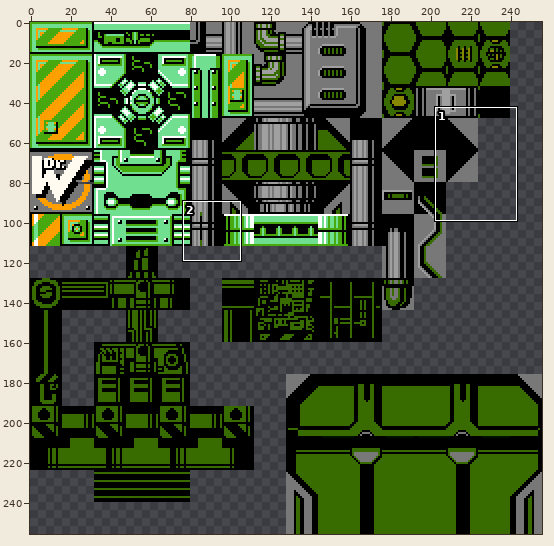
One commit to this sprite sheet: Assets/MyGame/Sprites/Stage/Stage001-s.png. Above: a wide view before the commit, with the close-up outlined.
Close-up. Old version:
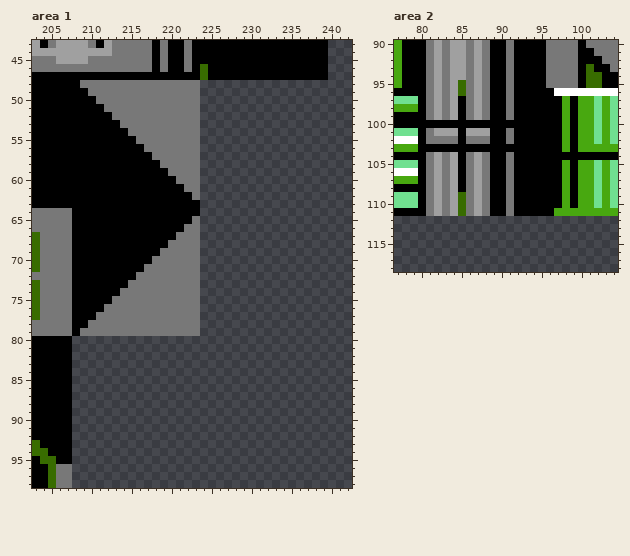
The file is 256x256 pixels. Shown: area 1: x 203..242, y 43..98; area 2: x 77..104, y 90..118.
New version:
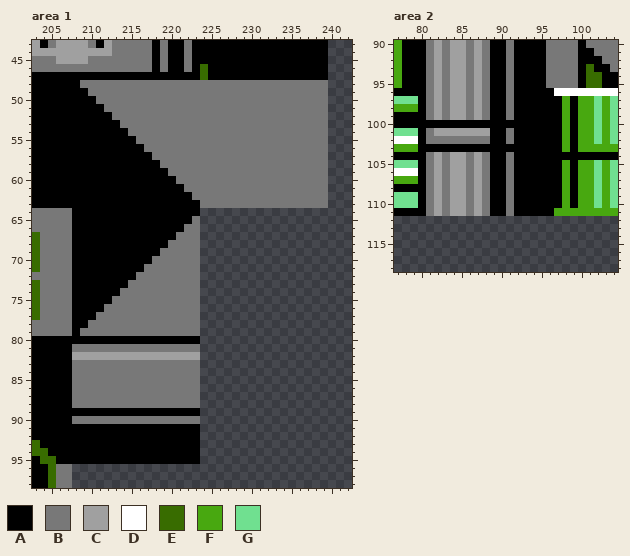
Palette (. is transparent): A #000000  B #787878  C #a0a0a0  D #ffffff  E #386c00  F #48a810  G #70e090
Diff:
Changed rows in their new state; - is an unchanged pixel.
Area 1:
first column x 224:
48 BBBBBBBBBBBBBBBB
49 BBBBBBBBBBBBBBBB
50 BBBBBBBBBBBBBBBB
51 BBBBBBBBBBBBBBBB
52 BBBBBBBBBBBBBBBB
53 BBBBBBBBBBBBBBBB
54 BBBBBBBBBBBBBBBB
55 BBBBBBBBBBBBBBBB
56 BBBBBBBBBBBBBBBB
57 BBBBBBBBBBBBBBBB
58 BBBBBBBBBBBBBBBB
59 BBBBBBBBBBBBBBBB
60 BBBBBBBBBBBBBBBB
61 BBBBBBBBBBBBBBBB
62 BBBBBBBBBBBBBBBB
63 BBBBBBBBBBBBBBBB
first column x 208:
80 AAAAAAAAAAAAAAAA
81 BBBBBBBBBBBBBBBB
82 CCCCCCCCCCCCCCCC
83 BBBBBBBBBBBBBBBB
84 BBBBBBBBBBBBBBBB
85 BBBBBBBBBBBBBBBB
86 BBBBBBBBBBBBBBBB
87 BBBBBBBBBBBBBBBB
88 BBBBBBBBBBBBBBBB
89 AAAAAAAAAAAAAAAA
90 BBBBBBBBBBBBBBBB
91 AAAAAAAAAAAAAAAA
92 AAAAAAAAAAAAAAAA
93 AAAAAAAAAAAAAAAA
94 AAAAAAAAAAAAAAAA
95 AAAAAAAAAAAAAAAA
Area 2:
first column x 85:
 95 C
 96 C
 97 C
 98 C
 99 C
101 C
102 B
104 C
105 C
106 C
107 C
108 C
109 C
110 C
111 C
Changed places in both close-ups, as pixel boxes (x1, y1, x2, y2):
added: (200, 80, 328, 208)
added: (72, 336, 200, 464)
changed: (458, 80, 466, 216)
